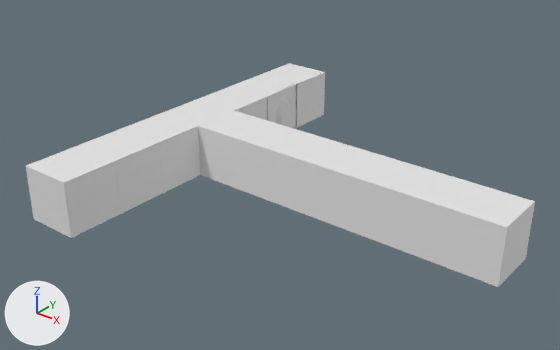
What one commit did to the FBX model assets/fbx/bake-corridor2.fbx.
Camera for both pictures: a 50 mm camera at (13.88, -19.78, 12.81) aimed at (-1.27, -0.84, 1.07). The lights are fixed; the arrows at lower left show +X, +Y and +Z. Vertices at the same position are counted once.

In view in the first picture: 'beans', 'coling', 'corridor'.
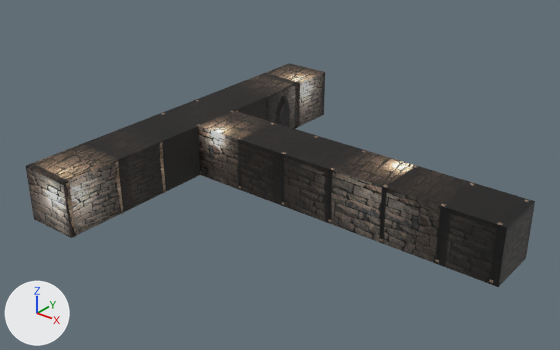
The newer file is also turned or shifted as a whole; pictures and numbers use the older file's frame.

Edits to the bpy script that builds the scene:
```text
Add mat_corridor_wall:
    mat_corridor_wall = principled_material('corridor_wall')
    mat_corridor_wall.texture = img_corridor_wall_png
    mat_corridor_wall.roughness = 0.69
Add mat_corridor_window:
    mat_corridor_window = principled_material('corridor window')
    mat_corridor_window.texture = img_corridor_window_png
    mat_corridor_window.roughness = 0.69
Change me_corridor_003:
    where me_corridor_003.from_pydata(...)  # 3072 vertices, 3165 faces; spans x -6.98..6.88, y -6.94..6.94, z -1.07..1.01
    remove me_corridor_003.materials.append(mat_wood_cycles)  # white #e7e7e7
    add me_corridor_003.materials.append(mat_corridor_bean)  # picture img_corridor_bean_jpg
Change me_corridor_002:
    where me_corridor_002.from_pydata(...)  # 28 vertices, 13 faces; spans x -7.0..7.0, y -7.0..7.0, z 1.0
    remove me_corridor_002.materials.append(mat_coling_cycles)  # white #e7e7e7
    me_corridor_002 part 4: texture (UV) coordinates of 13 of 13 faces, centred in x -6.0..6.0, y -6.0..6.0, z 1.0, changed; they spanned u -1.03..2.7, v -1.7..3.24 and now span u 0.02..0.94, v 0.05..0.93
    add me_corridor_002.materials.append(mat_corridor_coling)  # picture img_corridor_colling_png
Change me_corridor:
    remove me_corridor.from_pydata(...)  # 179 vertices, 107 faces; spans x -7.03..7.0, y -7.0..7.23, z -1.03..1.04
    remove me_corridor.materials.append(mat_door_cycles)  # white #e7e7e7
    remove me_corridor.materials.append(mat_dorr2_cycles)  # white #e7e7e7
    add me_corridor.from_pydata(...)  # 176 vertices, 107 faces; spans x -7.03..7.0, y -7.0..7.23, z -1.03..1.04
    me_corridor part 1: 1 vertex removed from x -4.87, y 4.04, z 0.49
    me_corridor part 2: 63 faces spanning x -7.03..7.0, y -7.0..7.23, z -1.03..1.04 switch from mat_wal_cycles (white #e7e7e7) to mat_corridor_wall (picture img_corridor_wall_png)
    me_corridor part 3: 31 faces spanning x -5.05..4.47, y 0.99..4.56, z -1.0..0.74 switch from mat_window_cycles (white #e7e7e7) to mat_corridor_window (picture img_corridor_window_png)
    add me_corridor.materials.append(mat_corridor_door2)  # picture img_corridor_door2_png
    add me_corridor.materials.append(mat_corridor_door)  # picture img_corridor_door_png
```

Location of each change, (x1, y1, x2, y2) in pixels of the pictures (560 x 350 px):
'coling', recoloured, surface changed: (26, 63, 535, 227) in both
'beans', recoloured (grey to brown): (66, 84, 530, 284) in both
part 1 of me_corridor, deleted: before (279, 95, 289, 115)
part 2 of me_corridor, recoloured (grey to black): (26, 72, 535, 287) in both
part 3 of me_corridor, recoloured (grey to black): (276, 96, 290, 127) in both
